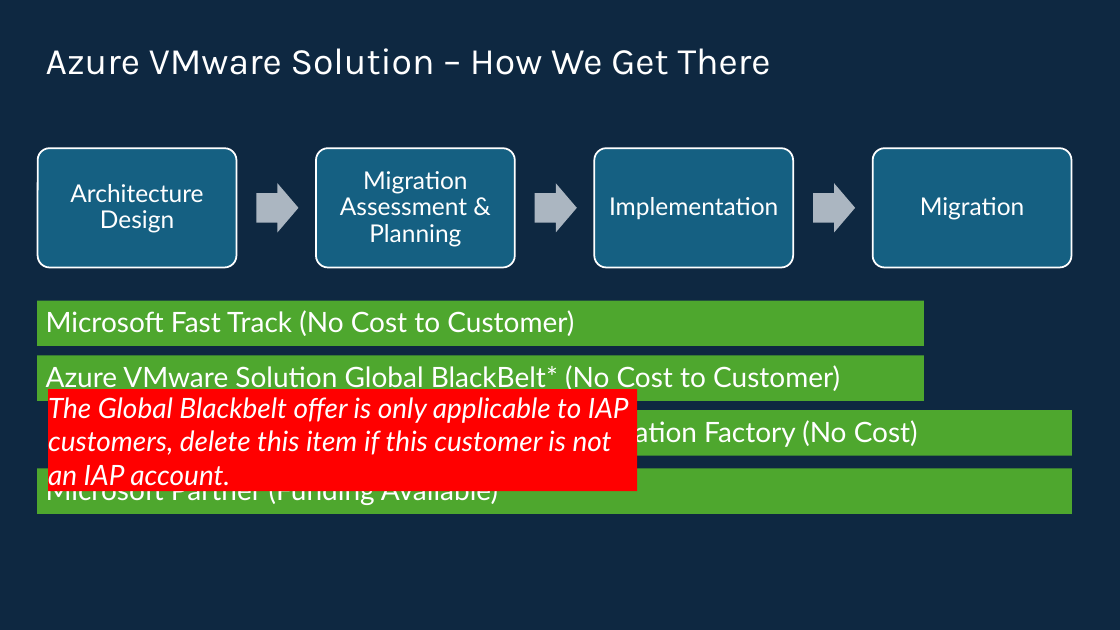
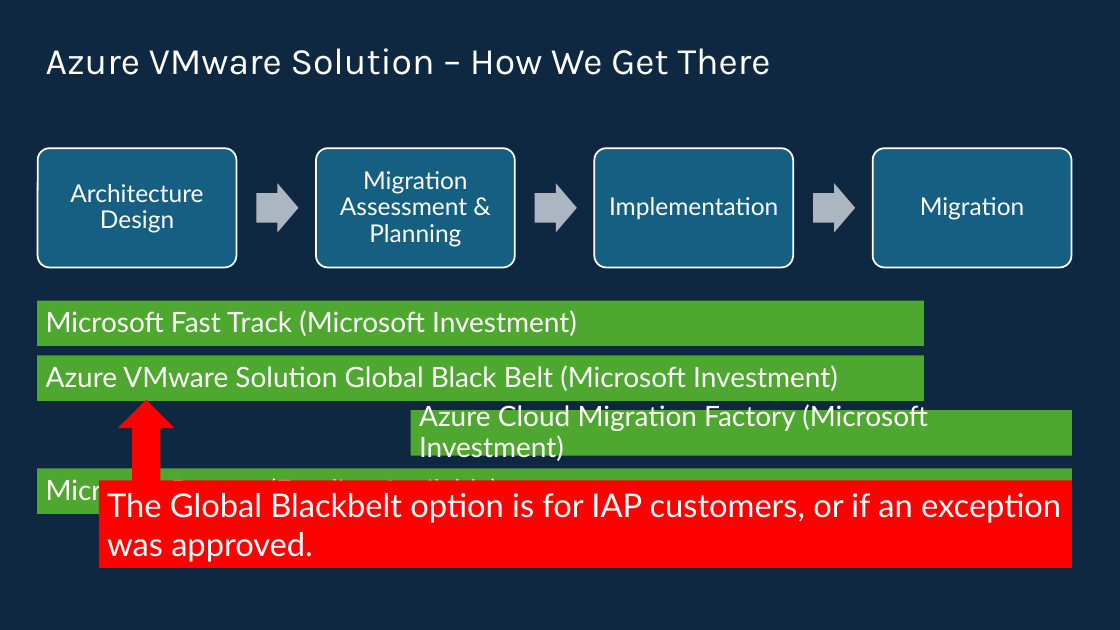
Before and after one commit to Trevor-Davis/Azure-VMware-Solution, a slide deck: slide 10 of AVS-Sizer/dev/AVSDemandGen.pptm. Drawn at 1120x630 pixels with LibreOffice and Linux fonts; fonts in the diff are those of the drawing. Boxes give left, top, right and bottom in pixels: in the first picture for what was removed or moved away, otherwise in the second. Text is boxed around its words. In the diff, an @@ line names an element or a change of style, - is before the commit and + after.

```diff
--- a/AVS-Sizer/dev/AVSDemandGen.pptm
+++ b/AVS-Sizer/dev/AVSDemandGen.pptm
@@ text at [46,310,577,336]: text changed @@
-Microsoft Fast Track (No Cost to Customer)
+Microsoft Fast Track (Microsoft Investment)
@@ text in rectangle at [46,365,838,391]: text changed @@
-Azure VMware Solution Global BlackBelt* (No Cost to Customer)
+Azure VMware Solution Global Black Belt (Microsoft Investment)
@@ up arrow added at [118,400,175,537], fill #FF0000 @@
@@ text in rectangle at [419,402,928,463]: text changed @@
-Azure Cloud Migration Factory (No Cost)
+Azure Cloud Migration Factory (Microsoft Investment)
@@ rectangle "The Global Blackbelt option is ...": place and size @@
-rectangle "The Global Blackbelt option is ..." at [48,389,637,491]
+rectangle "The Global Blackbelt option is ..." at [99,481,1072,568]
@@ rectangle "The Global Blackbelt option is ..." at [99,481,1072,568]: vertical alignment bottom to top @@
@@ text in rectangle at [107,493,1061,562]: text changed; size 24 to 28 pt; italic off @@
-The Global Blackbelt offer is only applicable to IAP customers, delete this item if this customer is not an IAP account.
+The Global Blackbelt option is for IAP customers, or if an exception was approved.
```
Also in this commit, not shown: 8 other slides changed, 19 other files.
